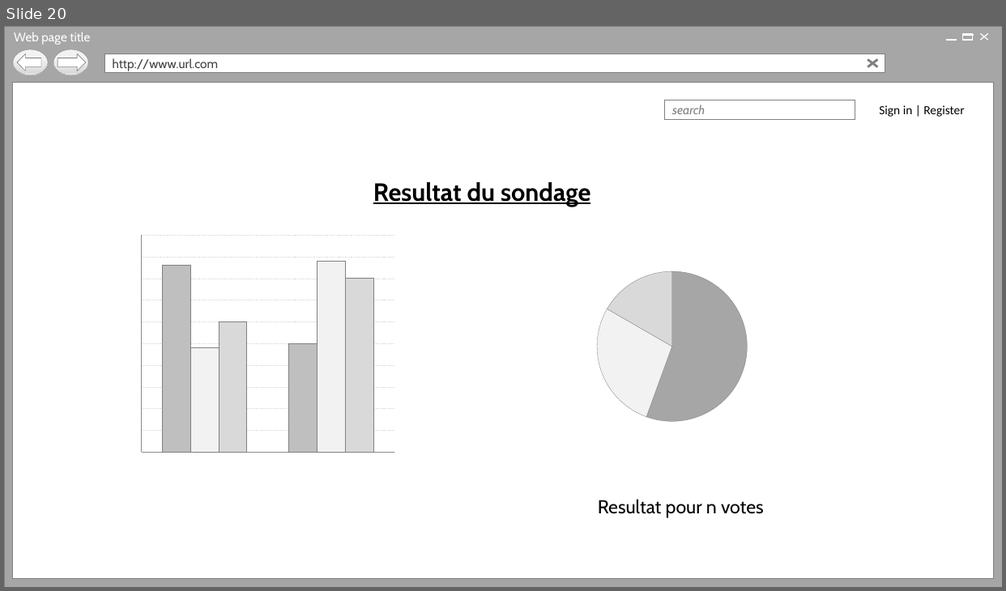
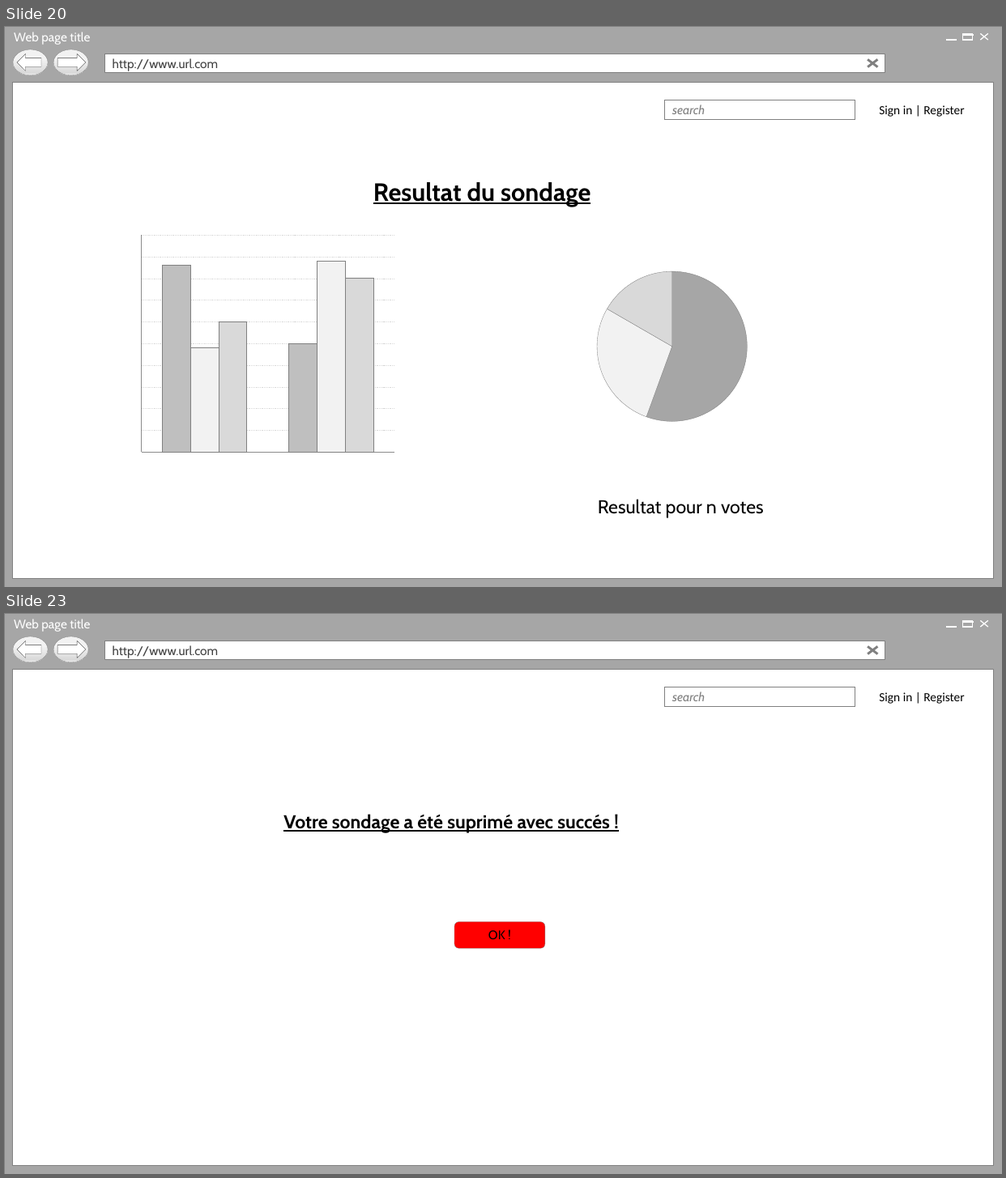
Before and after one commit to Holyz1988/PROJET1-ASP.NET, a slide deck: Page d’acceuil.pptx. Shown one above the other, each under a label of ours: slide 20 before the commit, slides 20 and 23 after it; the slides between them are not shown. The pictures are 1006x591 and 1006x1178 pixels, drawn with LibreOffice and Linux fonts; fonts in the diff are those of the drawing; background and template pictures are left out. Boxes give left, top, right and bottom in pixels: in the first picture for what was removed or moved away, otherwise in the second. Text is boxed around its words. In the diff, an @@ line names an element or a change of style, - is before the commit and + after.

```diff
--- a/Page d’acceuil.pptx
+++ b/Page d’acceuil.pptx
@@ slide 23 added at box(4, 613, 1002, 1174), background #FFFFFF; not listed: 17 template elements that a slide beside it also shows @@
@@ text added at box(283, 814, 610, 833), 18 pt, text #000000, bold, underline @@
+Votre sondage a été suprimé avec succés !
@@ rounded rectangle added at box(454, 922, 545, 948), fill #FF0000, outline #808080 0.25 pt, 12 pt, text #000000 @@
+OK !
```
Also in this commit, not shown: 11 slides changed, 2 other slides added, 1 slide removed, 1 other file.
